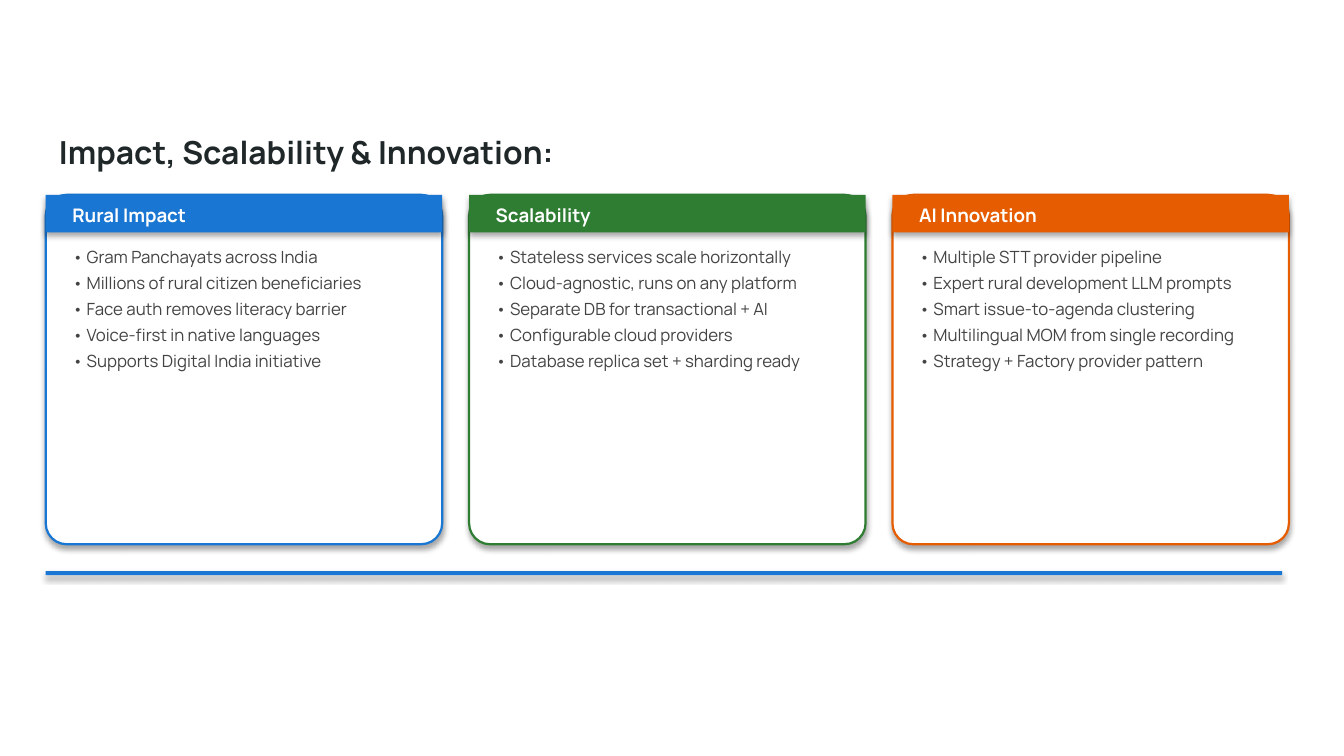
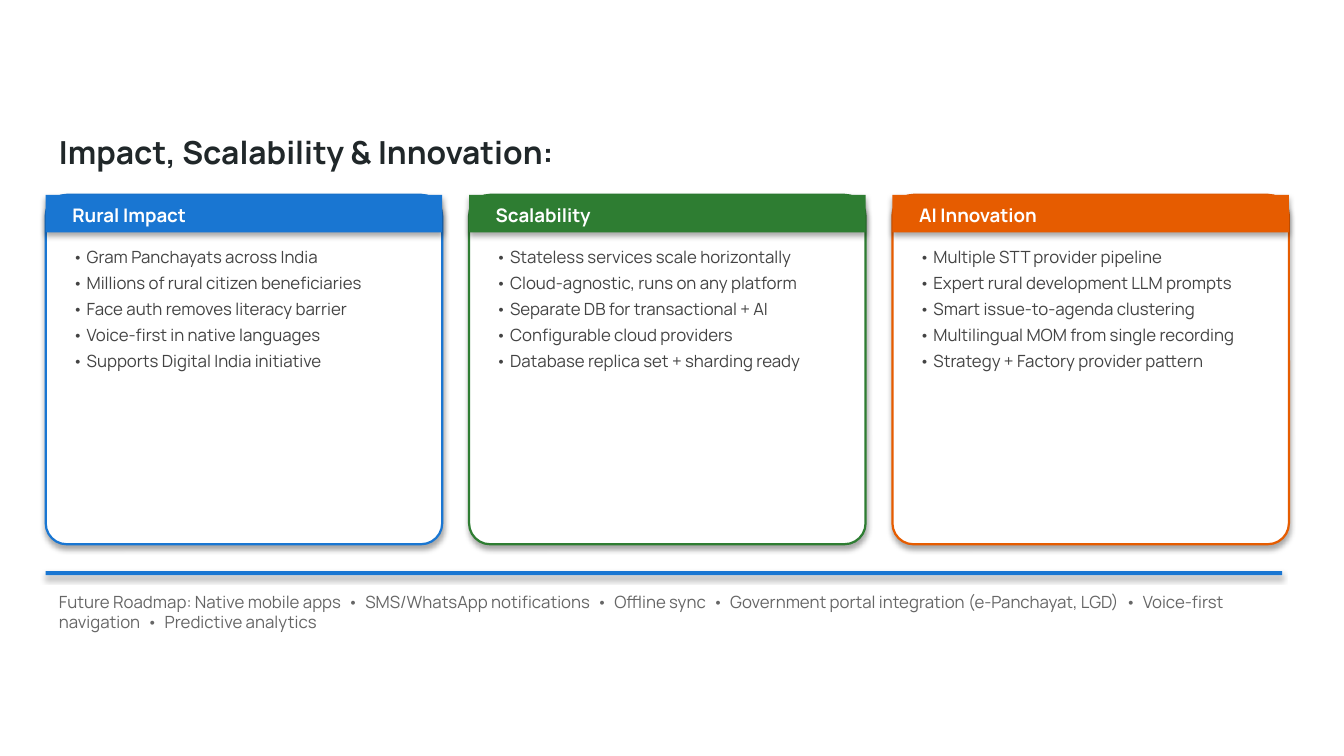
Before and after one commit to anshuljain90/ai4bharat-empowerpanchayat, a slide deck: slide 13 of eGramSabha_Hackathon_Submission.pptx (slide 10 before the commit). Drawn at 1344x756 pixels with LibreOffice and Linux fonts; fonts in the diff are those of the drawing; background and template pictures are left out. Boxes give left, top, right and bottom in pixels: in the first picture for what was removed or moved away, otherwise in the second. Text is boxed around its words. In the diff, an @@ line names an element or a change of style, - is before the commit and + after.

```diff
--- a/eGramSabha_Hackathon_Submission.pptx
+++ b/eGramSabha_Hackathon_Submission.pptx
@@ text added at (59,593,1223,632), 9 pt, text #666666 @@
+Future Roadmap: Native mobile apps • SMS/WhatsApp notifications • Offline sync • Government portal integration (e-Panchayat, LGD) • Voice-first navigation • Predictive analytics
```
Also in this commit, not shown: 2 other slides changed, 3 slides added.
